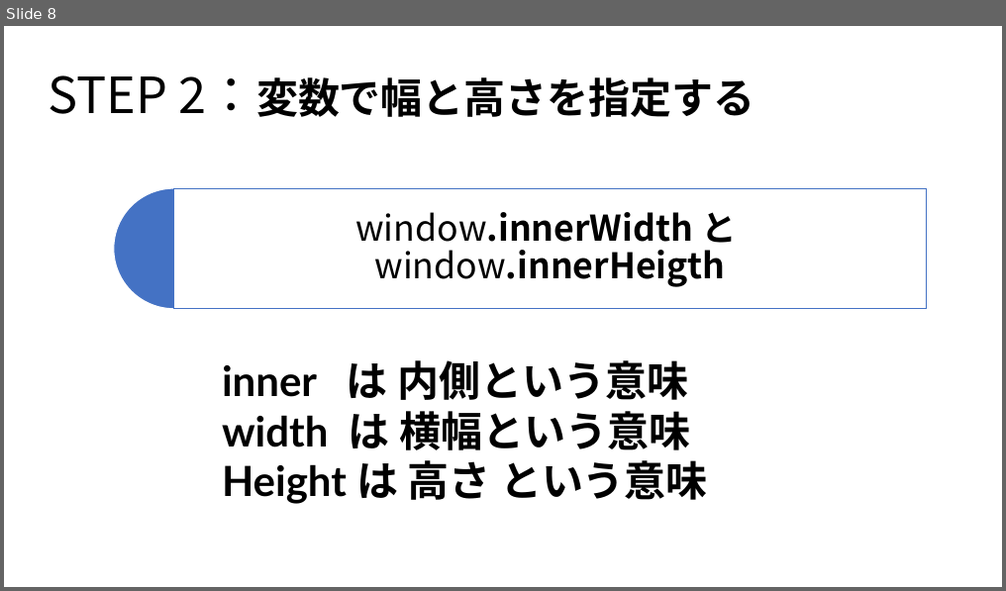
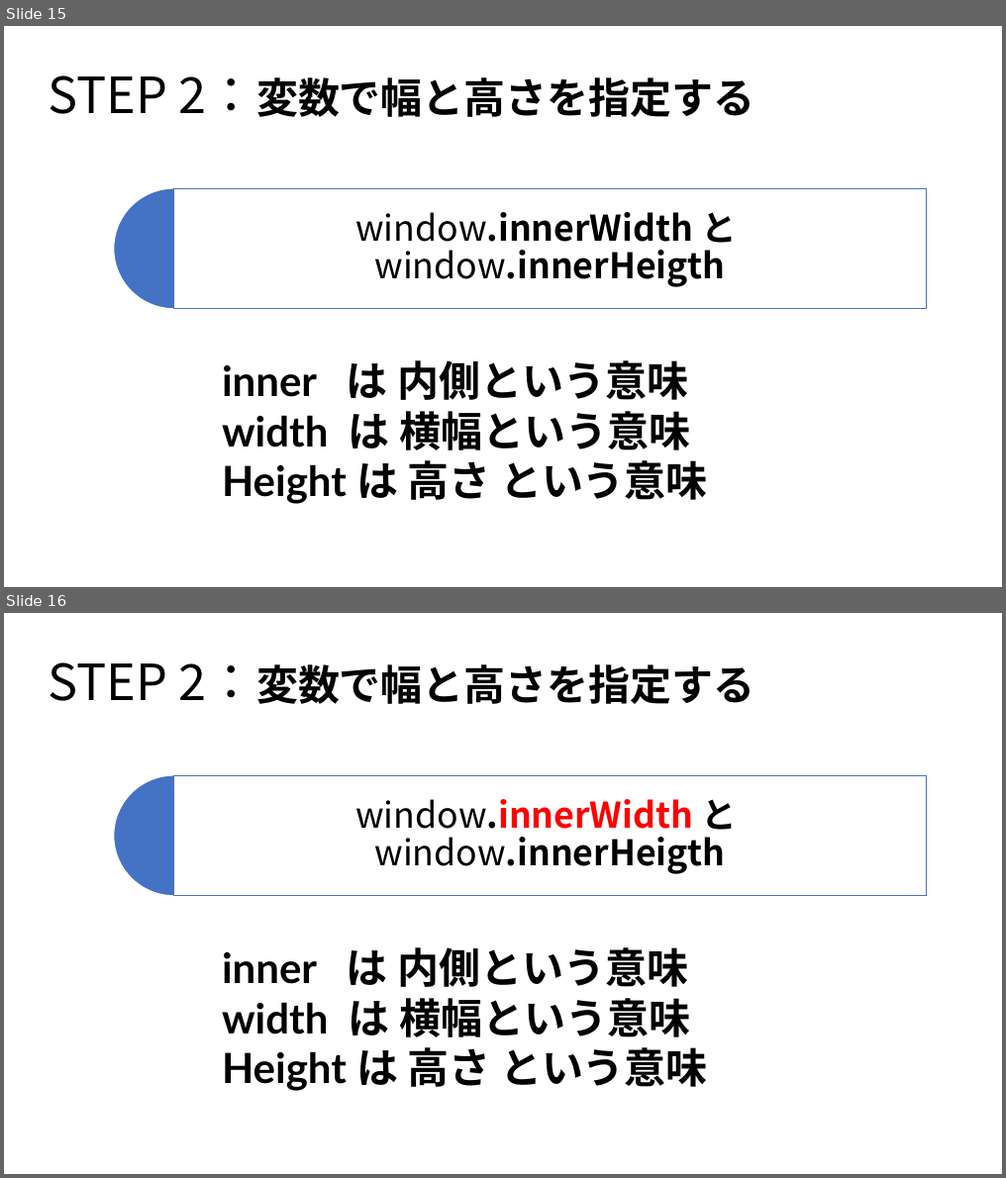
Before and after one commit to amami-harhid/p5jsPracticeSamples, a slide deck: Documents/p5Js_practice02.pptx. Shown one above the other, each under a label of ours: slide 8 before the commit, slides 15 and 16 after it. The pictures are 1006x591 and 1006x1178 pixels, drawn with LibreOffice and Linux fonts; fonts in the diff are those of the drawing. Boxes give left, top, right and bottom in pixels: in the first picture for what was removed or moved away, otherwise in the second. Text is boxed around its words. In the diff, an @@ line names an element or a change of style, - is before the commit and + after.

```diff
--- a/Documents/p5Js_practice02.pptx
+++ b/Documents/p5Js_practice02.pptx
@@ slide 16 added at [4, 613, 1002, 1174], background #FFFFFF @@
@@ text added at [49, 663, 754, 704], 40 pt, text #000000, bold @@
+STEP 2：変数で幅と高さを指定する
@@ pie slice (boxed as its full ellipse) added at [114, 775, 235, 896], fill #4472C4, outline #FFFFFF 1 pt @@
@@ rectangle added at [174, 775, 927, 896], fill #FFFFFF at 90% opacity, outline #4472C4 1 pt @@
@@ text added at [355, 799, 737, 874], 34 pt, text #000000, bold @@
+window.innerWidth と window.innerHeigth
@@ text added at [222, 948, 708, 1091], 40 pt, text #000000, bold @@
+inner は 内側という意味
+width は 横幅という意味
+Height は 高さ という意味
@@ what was slide 8 is now slide 15 @@
```
Also in this commit, not shown: 6 slides changed, 41 other slides added, 1 slide removed.
